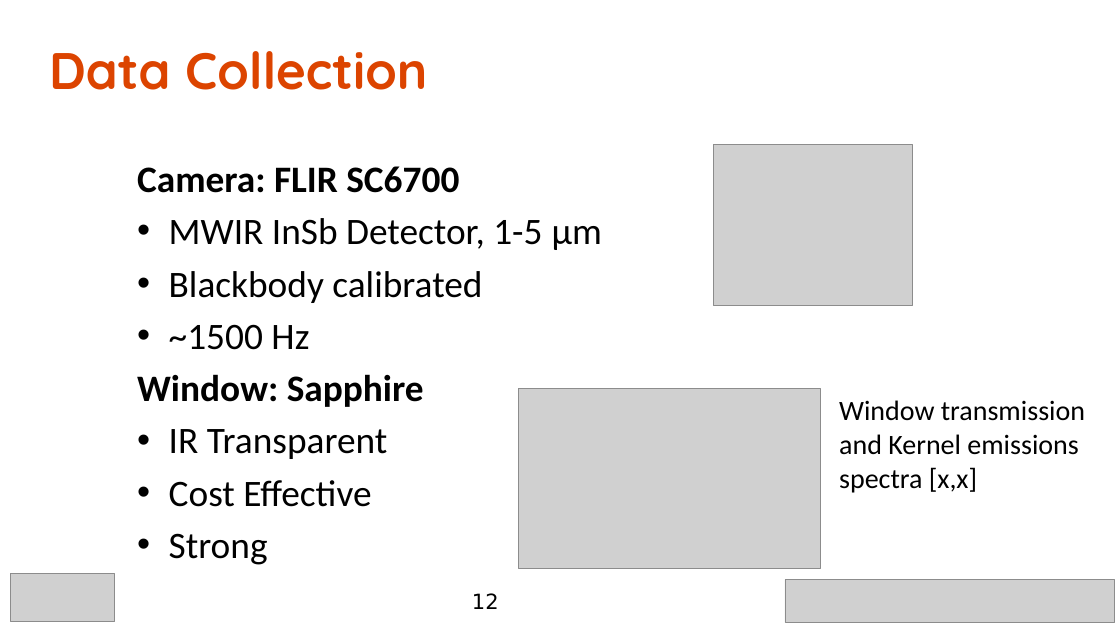
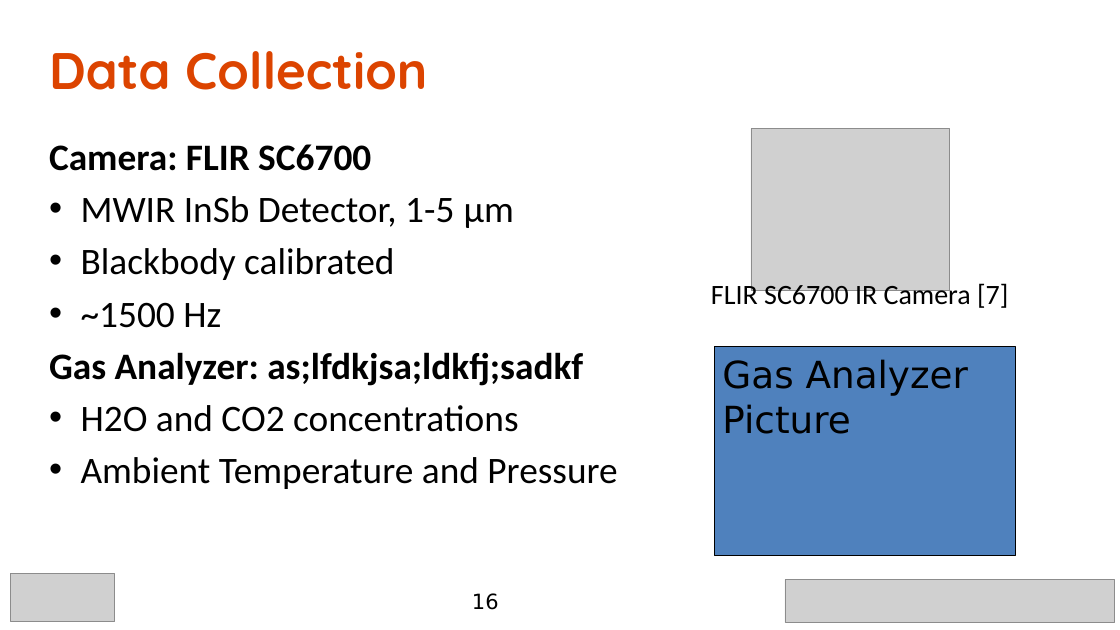
Before and after one commit to caplanda/Spark-Kernels-SciTech-Presentation, a slide deck: slide 16 of Spark Kernels v2.pptx (slide 12 before the commit). Drawn at 1120x630 pixels with LibreOffice and Linux fonts; fonts in the diff are those of the drawing; grey boxes stand for pictures; background and template pictures are left out. Boxes give left, top, right and bottom in pixels: in the first picture for what was removed or moved away, otherwise in the second. Text is boxed around its words. In the diff, an @@ line names an element or a change of style, - is before the commit and + after.

```diff
--- a/Spark Kernels v2.pptx
+++ b/Spark Kernels v2.pptx
@@ text "Camera: FLIR SC6700": place and size @@
-text "Camera: FLIR SC6700" at (137, 166, 602, 565)
+text "Camera: FLIR SC6700" at (49, 144, 617, 489)
@@ picture: place and size @@
-picture at (713, 145, 912, 306)
+picture at (751, 129, 950, 290)
@@ text added at (711, 280, 1008, 310), 24 pt, text #000000 @@
+FLIR SC6700 IR Camera [7]
@@ text at (49, 352, 617, 489): text changed @@
-Window: Sapphire
-• IR Transparent
-• Cost Effective
-• Strong
+Gas Analyzer: as;lfdkjsa;ldkfj;sadkf
+• H2O and CO2 concentrations
+• Ambient Temperature and Pressure
@@ rectangle added at (714, 347, 1015, 556), fill #4F81BD, outline #000000 0.75 pt, 32 pt, text #000000 @@
+Gas Analyzer Picture
@@ picture removed at (518, 389, 821, 569) @@
@@ text removed at (839, 400, 1085, 493) @@
-Window transmission and Kernel emissions spectra [x,x]
@@ page number at (472, 593, 499, 610): text changed @@
-12
+16
```
Also in this commit, not shown: 7 other slides changed, 19 slides added, 1 slide removed, 2 other files.
